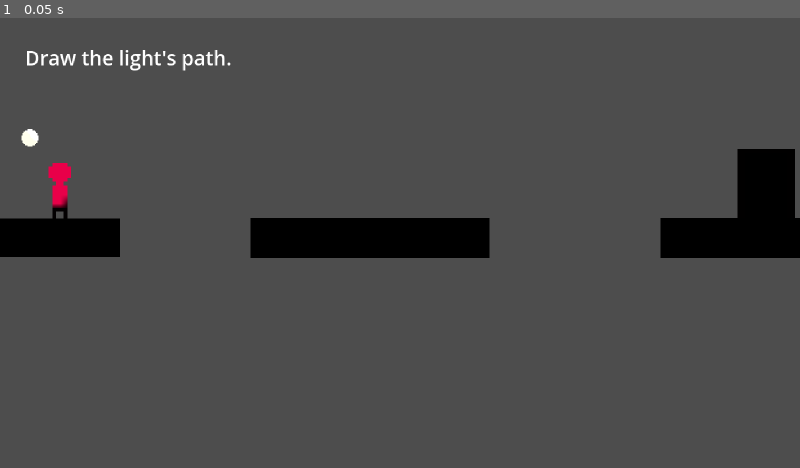
Above: before the commit, frame 1.
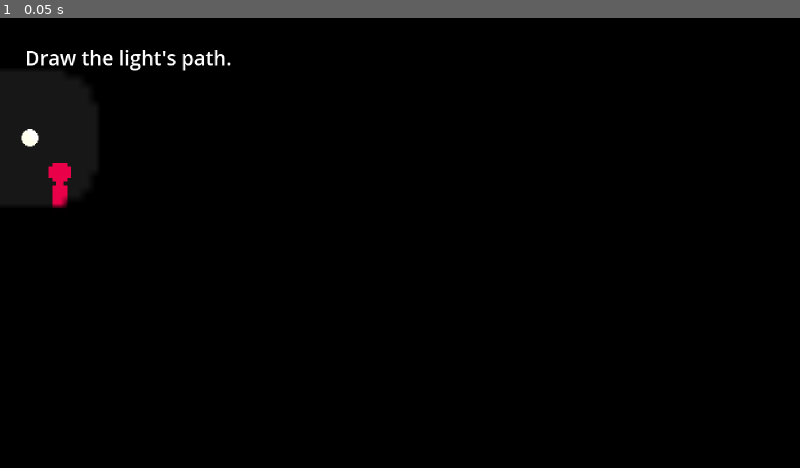
Above: after the commit, the same moment.

Repository: kvnfrr/Staylight
Game: Godot game, scene res://scenes/main.tscn
Two runs of this game, one before a commit and one after it. Both use one fixed random seed, a clock stepped at 60 frames per second and the inputs below.
Inputs:
- Up to frame 1 (0.05 s): no input

The runs differ from the first frame. In frame 1, 93% of the frame differs, in the area x 0-100%, y 0-100%.

Commit message:
Added temporary background

Diff:
--- a/scenes/main.tscn
+++ b/scenes/main.tscn
@@ -116,5 +116,13 @@
 [node name="CanvasModulate" type="CanvasModulate" parent="." unique_id=1017923965]
 color = Color(0.019607844, 0.019607844, 0.019607844, 1)
 
+[node name="Background" type="ColorRect" parent="." unique_id=1284068081]
+visibility_layer = 2
+z_index = -1
+offset_right = 640.0
+offset_bottom = 360.0
+mouse_filter = 2
+color = Color(0.05882353, 0.05882353, 0.05882353, 1)
+
 [connection signal="body_entered" from="Exit" to="." method="_on_exit_body_entered"]
 [connection signal="body_entered" from="DeathZone" to="." method="_on_death_zone_body_entered"]
